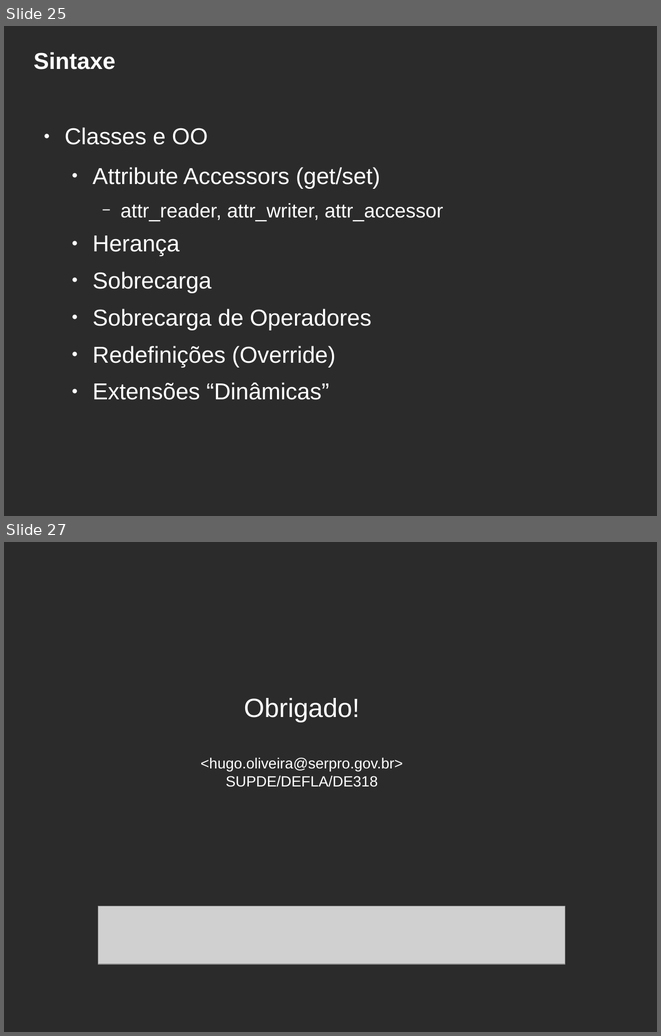
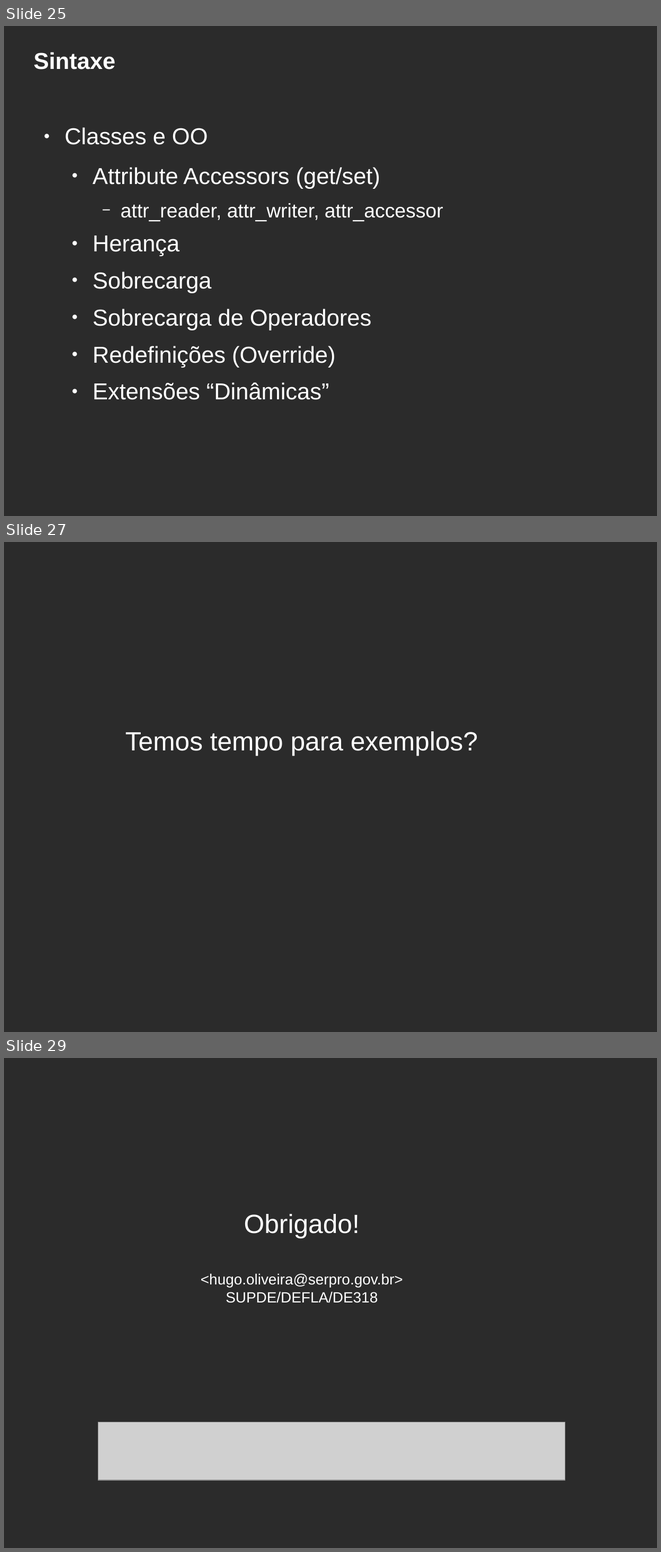
Before and after one commit to hbobenicio/ruby-examples, a slide deck: apresentacao-ruby.odp. Shown one above the other, each under a label of ours: slides 25 and 27 before the commit, slides 25, 27 and 29 after it; the slides between them are not shown. The pictures are 661x1036 and 661x1552 pixels, drawn with LibreOffice and Linux fonts; fonts in the diff are those of the drawing; grey boxes stand for pictures; background and template pictures are left out; a plain dark background stands for a picture behind light text. Boxes give left, top, right and bottom in pixels: in the first picture for what was removed or moved away, otherwise in the second. Text is boxed around its words. In the diff, an @@ line names an element or a change of style, - is before the commit and + after.

```diff
--- a/apresentacao-ruby.odp
+++ b/apresentacao-ruby.odp
@@ slide 27 added at (4,542,657,1032), background picture (left out) @@
@@ subtitle added at (125,731,478,755), 32 pt, text #FFFFFF @@
+Temos tempo para exemplos?
@@ what was slide 27 is now slide 29 @@
```
Also in this commit, not shown: 6 slides changed, 1 other slide added, 1 other file.
